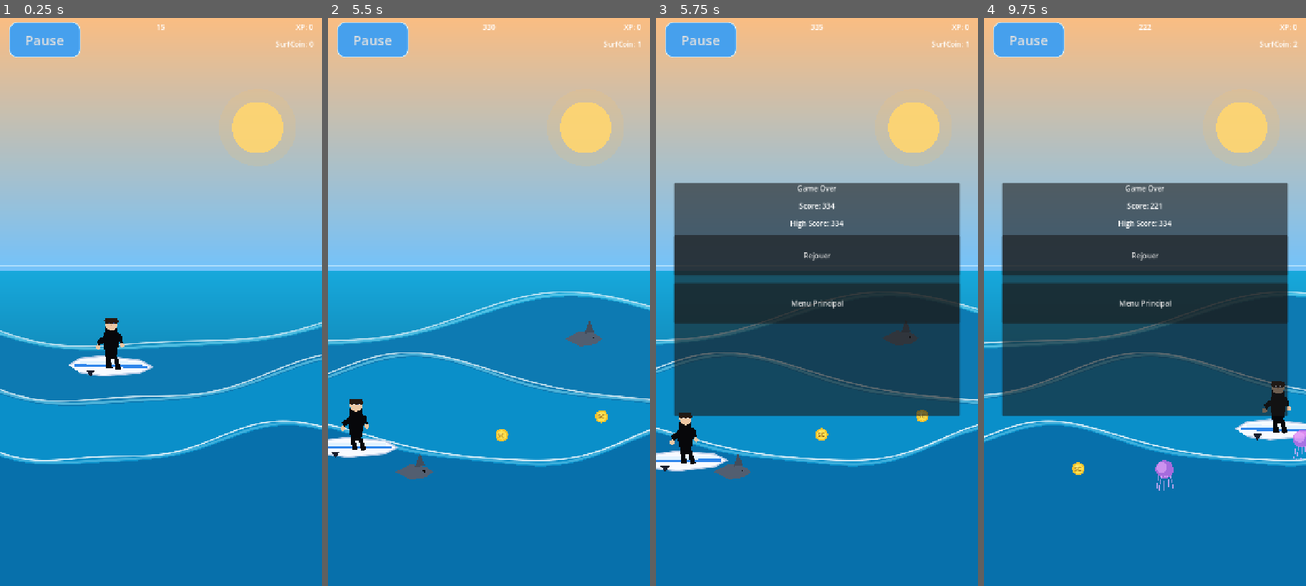
Above: before the commit, frames 1-4 (left to right).
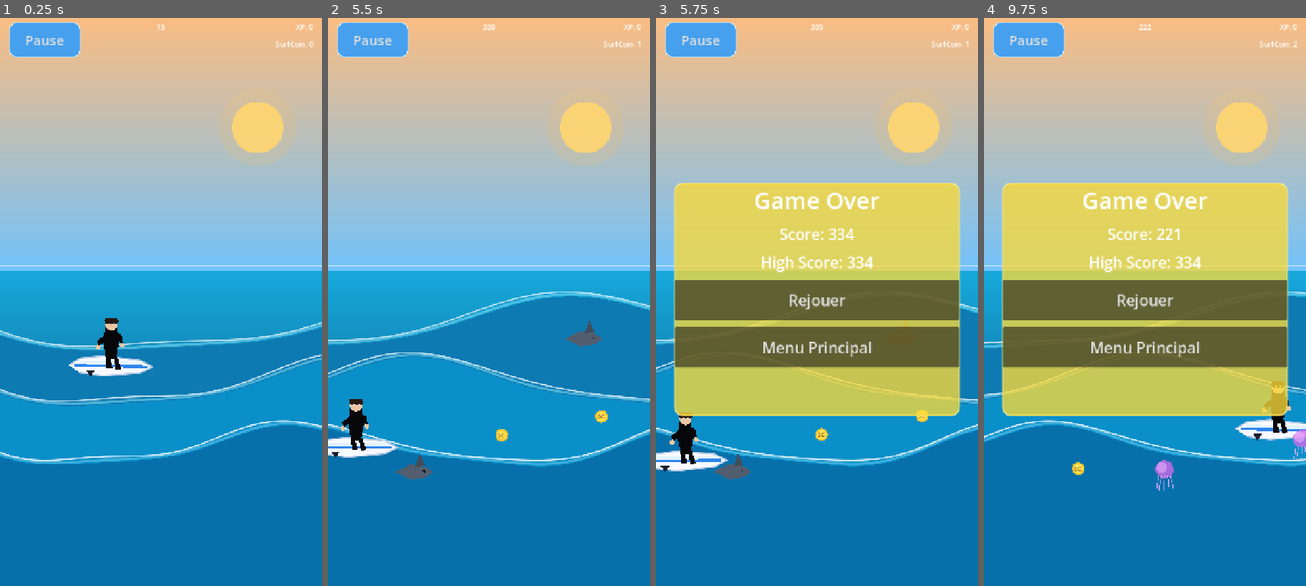
Above: after the commit, the same moments.

Repository: ClemL06/SurfGame
Game: Godot game, scene res://scenes/game/GameLevel.tscn
The game is run twice, just before and just after one commit, with the same random seed, the same clock (stepped at 60 frames per second) and the same inputs. This scene is started directly instead of the project's main scene.
Inputs (mouse positions are in pixels of both pictures, inside the frame that each line leads up to):
- Up to frame 1 (0.25 s): no input
- Up to frame 2 (5.5 s): move the mouse to (559, 273) at 0.52 s; hold Right (ui_right) 0.53-1.28 s; move the mouse to (424, 330) at 1.27 s; hold Down (ui_down) 1.28-2.03 s; move the mouse to (521, 171) at 2.02 s; hold Right (ui_right) 2.03-2.78 s; move the mouse to (472, 415) at 2.77 s; hold Up (ui_up) 2.78-3.53 s; move the mouse to (585, 387) at 3.52 s; hold Left (ui_left) 3.53-5.03 s; move the mouse to (392, 211) at 4.27 s; move the mouse to (505, 302) at 5.02 s; hold Down (ui_down) from 5.03 s (still down)
- Up to frame 3 (5.75 s): keep holding Down (ui_down)
- Up to frame 4 (9.75 s): release Down (ui_down) at 5.75 s; click "Rejouer" at 5.75 s; move the mouse to (1096, 154) at 6.52 s; hold Right (ui_right) 6.53-7.28 s; move the mouse to (1215, 273) at 7.27 s; hold Up (ui_up) 7.28-8.03 s; move the mouse to (1080, 330) at 8.02 s; hold Right (ui_right) 8.03-8.78 s; move the mouse to (1177, 171) at 8.77 s; hold Down (ui_down) 8.78-9.53 s; move the mouse to (1128, 415) at 9.52 s; hold Left (ui_left) from 9.53 s (still down)

Frames 1-2 are identical in both runs. In frame 3, 37% of the frame differs, in the area x 5-95%, y 29-71%; in frame 4, 37%.

Commit message:
fenetre game over

Diff:
--- a/nouveau-projet-de-jeu/scenes/ui/GameOverScreen.tscn
+++ b/nouveau-projet-de-jeu/scenes/ui/GameOverScreen.tscn
@@ -1,6 +1,18 @@
 [gd_scene format=3]
 
 [ext_resource type="Script" path="res://scripts/ui/game_over_screen.gd" id="1"]
+
+[sub_resource type="StyleBoxFlat" id="StyleBoxFlat_gameover_yellow"]
+bg_color = Color(0.98, 0.85, 0.22, 0.78)
+corner_radius_top_left = 18
+corner_radius_top_right = 18
+corner_radius_bottom_right = 18
+corner_radius_bottom_left = 18
+border_width_left = 2
+border_width_top = 2
+border_width_right = 2
+border_width_bottom = 2
+border_color = Color(1, 0.95, 0.65, 0.9)
 
 [node name="GameOverScreen" type="CanvasLayer"]
 script = ExtResource("1")
@@ -22,6 +34,7 @@
 offset_top = -260.0
 offset_right = 320.0
 offset_bottom = 260.0
+theme_override_styles/panel = SubResource("StyleBoxFlat_gameover_yellow")
 
 [node name="VBox" type="VBoxContainer" parent="Root/Panel"]
 layout_mode = 2
@@ -29,29 +42,34 @@
 
 [node name="Title" type="Label" parent="Root/Panel/VBox"]
 layout_mode = 2
+theme_override_font_sizes/font_size = 52
 text = "Game Over"
 horizontal_alignment = 1
 
 [node name="FinalScoreLabel" type="Label" parent="Root/Panel/VBox"]
 unique_name_in_owner = true
 layout_mode = 2
+theme_override_font_sizes/font_size = 34
 text = "Score: 0"
 horizontal_alignment = 1
 
 [node name="HighScoreLabel" type="Label" parent="Root/Panel/VBox"]
 unique_name_in_owner = true
 layout_mode = 2
+theme_override_font_sizes/font_size = 34
 text = "High Score: 0"
 horizontal_alignment = 1
 
 [node name="ReplayButton" type="Button" parent="Root/Panel/VBox"]
 unique_name_in_owner = true
 layout_mode = 2
+theme_override_font_sizes/font_size = 34
 text = "Rejouer"
 custom_minimum_size = Vector2(0, 90)
 
 [node name="MenuButton" type="Button" parent="Root/Panel/VBox"]
 unique_name_in_owner = true
 layout_mode = 2
+theme_override_font_sizes/font_size = 34
 text = "Menu Principal"
 custom_minimum_size = Vector2(0, 90)
